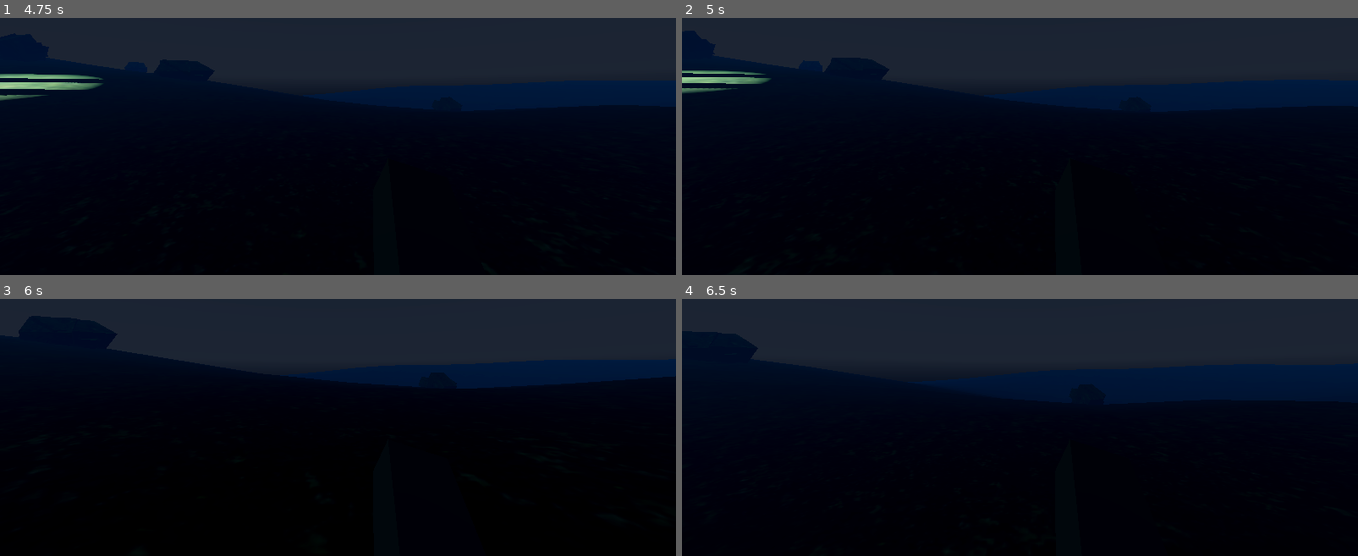
Above: before the commit, frames 1-4 (two rows, left to right).
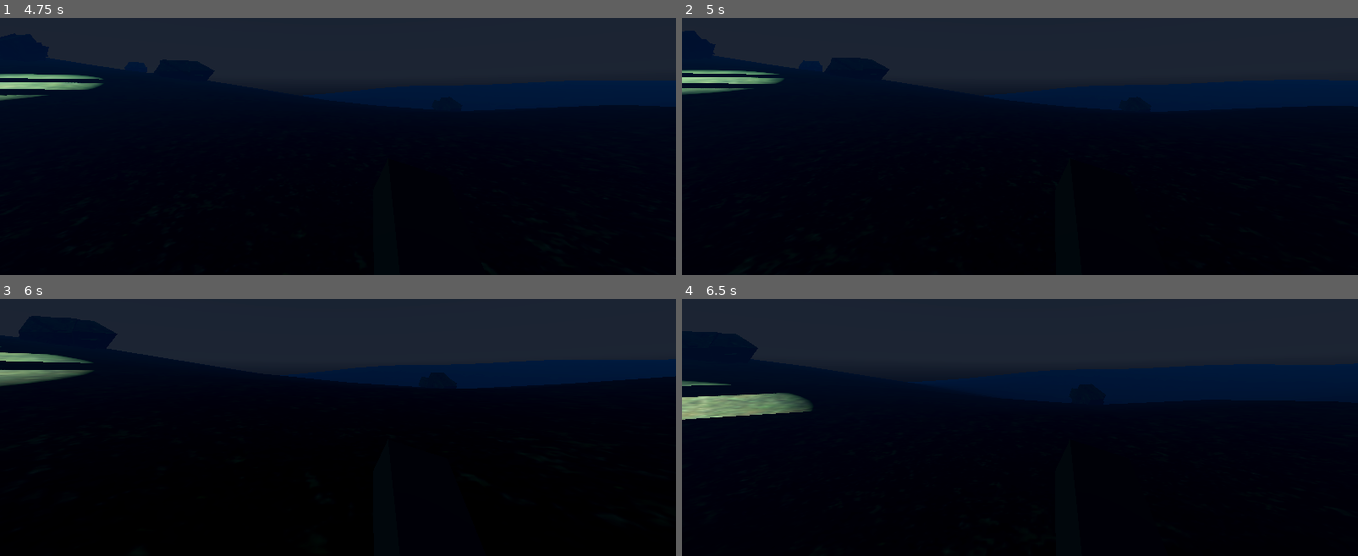
Above: after the commit, the same moments.

Repository: ChrisY03/gavinwadenew
Game: Godot game, scene res://Scenes/Pierce_scene.tscn
Same seed, same stepped clock (60 frames per second), same inputs: the game is played once before the commit and once after it. This scene is started directly instead of the project's main scene. A sky picture missing from this copy of the repository is replaced by a grey-blue gradient.
Inputs (mouse positions are in pixels of both pictures, inside the frame that each line leads up to):
- Up to frame 1 (4.75 s): move the mouse to (371, 84) at 0.52 s; hold W (move_forward) from 0.53 s (still down); tap Space (jump) at 0.77, 1.52, 3.02, 3.77, 4.52 s; move the mouse to (304, 87) at 1.27 s; move the mouse to (351, 79) at 2.02 s; move the mouse to (331, 92) at 2.77 s; move the mouse to (385, 89) at 3.52 s; move the mouse to (283, 79) at 4.27 s
- Up to frame 2 (5 s): keep holding W (move_forward)
- Up to frame 3 (6 s): move the mouse to (344, 365) at 5.02 s; move the mouse to (310, 358) at 5.77 s; release W (move_forward) at 5.78 s; hold D (move_right) from 5.78 s (still down)
- Up to frame 4 (6.5 s): keep holding D (move_right); tap Space (jump) at 6.02 s

Frame 1 is identical in both runs. In frame 2, 0.3% of the frame differs, in the area x 0-16%, y 20-30%; in frame 3, 0.9%; in frame 4, 1.6%, in the area x 0-20%, y 31-48%.

Commit message:
Raycast version

Diff:
--- a/ai_demo/assets/heli.tscn
+++ b/ai_demo/assets/heli.tscn
@@ -25,7 +25,7 @@
 material_override = ExtResource("1_kydm2")
 mesh = SubResource("CapsuleMesh_b7ogu")
 script = ExtResource("2_gtk7b")
-spotlight_path = NodePath("SearchLightPivot/SearchLight")
+detector_pivot_path = NodePath("SearchLightPivot/DetectorPivot")
 
 [node name="stem" type="MeshInstance3D" parent="."]
 transform = Transform3D(1, 0, 0, 0, 1, 0, 0, 0, 1, 0, -0.831419, 0.223326)
@@ -65,6 +65,13 @@
 spot_attenuation = 0.6
 spot_angle = 10.0
 
+[node name="DetectorPivot" type="Node3D" parent="SearchLightPivot"]
+transform = Transform3D(1, 0, 0, 0, -4.3711392e-08, 1, 0, -1, -4.3711392e-08, 0, 0, 0)
+
+[node name="RayCast3D" type="RayCast3D" parent="SearchLightPivot/DetectorPivot"]
+target_position = Vector3(0, -70, 0)
+collide_with_areas = true
+
 [node name="WP1" type="Marker3D" parent="."]
 transform = Transform3D(1, 0, 0, 0, 1, 0, 0, 0, 1, 7, 7, 0)
 
--- a/ai_demo/scripts/Helicopter.gd
+++ b/ai_demo/scripts/Helicopter.gd
@@ -2,12 +2,11 @@
 
 signal player_spotted(player_position: Vector3)
 
-#
+# ===========================
 # MOVEMENT SETTINGS
-#
+# ===========================
 @export var speed: float = 10.0
 @export var rotation_speed: float = 3.0
-
 @export var use_random_patrol: bool = true
 @export var patrol_points: Array[NodePath] = []
 
@@ -17,150 +16,90 @@
 @export var max_z: float = 50.0
 @export var flight_height: float = 40.0
 
-#
-# SPOTLIGHT SETTINGS
-#
-@export var spotlight_path: NodePath
-@export var debug_print_detection: bool = true
-@export var use_noisy_reports: bool = true
-@export var sighting_noise_radius: float = 5.0
+# ===========================
+# RAYCAST DETECTION
+# ===========================
+@export var detector_pivot_path: NodePath
+var detector_pivot: Node3D
+var raycast: RayCast3D
+var player: Node3D
 
-var spotlight: SpotLight3D
-var player: Node3D
 var rng := RandomNumberGenerator.new()
-
-var current_target_index: int = 0
-var random_target: Vector3 = Vector3.ZERO
-
+var random_target := Vector3.ZERO
 
 func _ready() -> void:
 	rng.randomize()
+
+	# Get player
+	player = get_tree().get_first_node_in_group("player")
+	if player == null:
+		push_warning("No player found in group 'player'!")
+
+	# Load detector pivot
+	if detector_pivot_path == NodePath(""):
+		push_error("You MUST assign detector_pivot_path!")
+	else:
+		detector_pivot = get_node_or_null(detector_pivot_path)
+		if detector_pivot == null:
+			push_error("DetectorPivot node NOT found!")
+		else:
+			raycast = detector_pivot.get_node_or_null("RayCast3D")
+			if raycast == null:
+				push_error("RayCast3D is missing as a child of DetectorPivot!")
+
+	if use_random_patrol:
+		_pick_new_random_target()
+
 	set_physics_process(true)
 
-	# --- Load Player ---
-	player = get_tree().get_first_node_in_group("player") as Node3D
-	if player == null:
-		push_warning("No node in group 'player' found!")
 
-	# --- Load Spotlight ---
-	if spotlight_path != NodePath():
-		spotlight = get_node_or_null(spotlight_path) as SpotLight3D
-		if spotlight == null:
-			push_warning("Invalid spotlight_path assignment!")
-	else:
-		push_warning("spotlight_path is EMPTY in the Inspector!")
-
-	# Start patrol system
-	if use_random_patrol:
-		_pick_new_random_target()
-	else:
-		current_target_index = 0
-
-
-func _physics_process(delta: float) -> void:
-	if use_random_patrol:
-		_move_random(delta)
-	else:
-		_move_waypoints(delta)
-
-	_check_spotlight_detection()
-
-
-# -------------------------------------------------------
-# RANDOM MOVEMENT
-# -------------------------------------------------------
+# ===========================
+# MOVEMENT — RANDOM
+# ===========================
 func _pick_new_random_target() -> void:
-	var x: float = rng.randf_range(min_x, max_x)
-	var z: float = rng.randf_range(min_z, max_z)
-	random_target = Vector3(x, flight_height, z)
-
+	random_target = Vector3(
+		rng.randf_range(min_x, max_x),
+		flight_height,
+		rng.randf_range(min_z, max_z)
+	)
 
 func _move_random(delta: float) -> void:
-	var dir: Vector3 = random_target - global_position
-	var dist: float = dir.length()
+	var dir := random_target - global_position
+	var dist := dir.length()
 
 	if dist > 0.2:
 		dir = dir.normalized()
 		global_position += dir * speed * delta
 
-		var flat: Vector3 = Vector3(dir.x, 0, dir.z)
+		var flat := Vector3(dir.x, 0, dir.z)
 		if flat.length() > 0.001:
-			var yaw: float = atan2(flat.x, flat.z)
-			rotation.y = lerp_angle(rotation.y, yaw, rotation_speed * delta)
+			var target_yaw := atan2(flat.x, flat.z)
+			rotation.y = lerp_angle(rotation.y, target_yaw, rotation_speed * delta)
 	else:
 		_pick_new_random_target()
 
 
-# -------------------------------------------------------
-# WAYPOINT MOVEMENT
-# -------------------------------------------------------
-func _move_waypoints(delta: float) -> void:
-	if patrol_points.is_empty(): return
+# ===========================
+# MAIN LOOP
+# ===========================
+func _physics_process(delta: float) -> void:
+	if use_random_patrol:
+		_move_random(delta)
 
-	var t: Node3D = get_node_or_null(patrol_points[current_target_index]) as Node3D
-	if t == null: return
-
-	var dir: Vector3 = t.global_position - global_position
-	var dist: float = dir.length()
-
-	if dist > 0.2:
-		dir = dir.normalized()
-		global_position += dir * speed * delta
-
-		var flat: Vector3 = Vector3(dir.x, 0, dir.z)
-		if flat.length() > 0.001:
-			var yaw: float = atan2(flat.x, flat.z)
-			rotation.y = lerp_angle(rotation.y, yaw, rotation_speed * delta)
-	else:
-		current_target_index = (current_target_index + 1) % patrol_points.size()
+	_raycast_detect_player()
 
 
-# -------------------------------------------------------
-# SPOTLIGHT DETECTION
-# -------------------------------------------------------
-func _check_spotlight_detection() -> void:
-	if spotlight == null or player == null:
+# ===========================
+# DETECTION VIA RAYCAST
+# ===========================
+func _raycast_detect_player() -> void:
+	if raycast == null:
 		return
 
-	var to_player: Vector3 = player.global_position - spotlight.global_position
-	var dist: float = to_player.length()
+	if raycast.is_colliding():
+		var collider = raycast.get_collider()
 
-	# Distance check
-	if dist > spotlight.spot_range:
-		return
-
-	# Spotlight forward vector (spotlight looks DOWN its -Z direction normally)
-	var forward: Vector3 = -spotlight.global_transform.basis.z.normalized()
-	var angle_rad: float = forward.angle_to(to_player.normalized())
-	var half_angle: float = deg_to_rad(spotlight.spot_angle * 0.5)
-
-	# Cone check
-	if angle_rad > half_angle:
-		return
-
-	# Detection SUCCESS
-	if debug_print_detection:
-		print("🚨 Helicopter sees player at:", player.global_position)
-
-	emit_signal("player_spotted", player.global_position)
-	_notify_guards(player.global_position)
-
-
-# -------------------------------------------------------
-# GUARD ALERTING + BLACKBOARD
-# -------------------------------------------------------
-func _notify_guards(player_pos: Vector3) -> void:
-	var reported: Vector3 = player_pos
-
-	if use_noisy_reports:
-		reported.x += rng.randf_range(-sighting_noise_radius, sighting_noise_radius)
-		reported.z += rng.randf_range(-sighting_noise_radius, sighting_noise_radius)
-
-	# Blackboard (if used by your AI system)
-	if Engine.has_singleton("Blackboard"):
-		Blackboard.add_noise(player_pos, sighting_noise_radius, 5.0)
-
-	# Notify guards with on_player_spotted()
-	for g in get_tree().get_nodes_in_group("guards"):
-		if g.has_method("on_player_spotted"):
-			g.on_player_spotted(reported)
+		if collider == player:
+			print("🚨 Helicopter sees player at:", player.global_position)
+			emit_signal("player_spotted", player.global_position)
+			return
